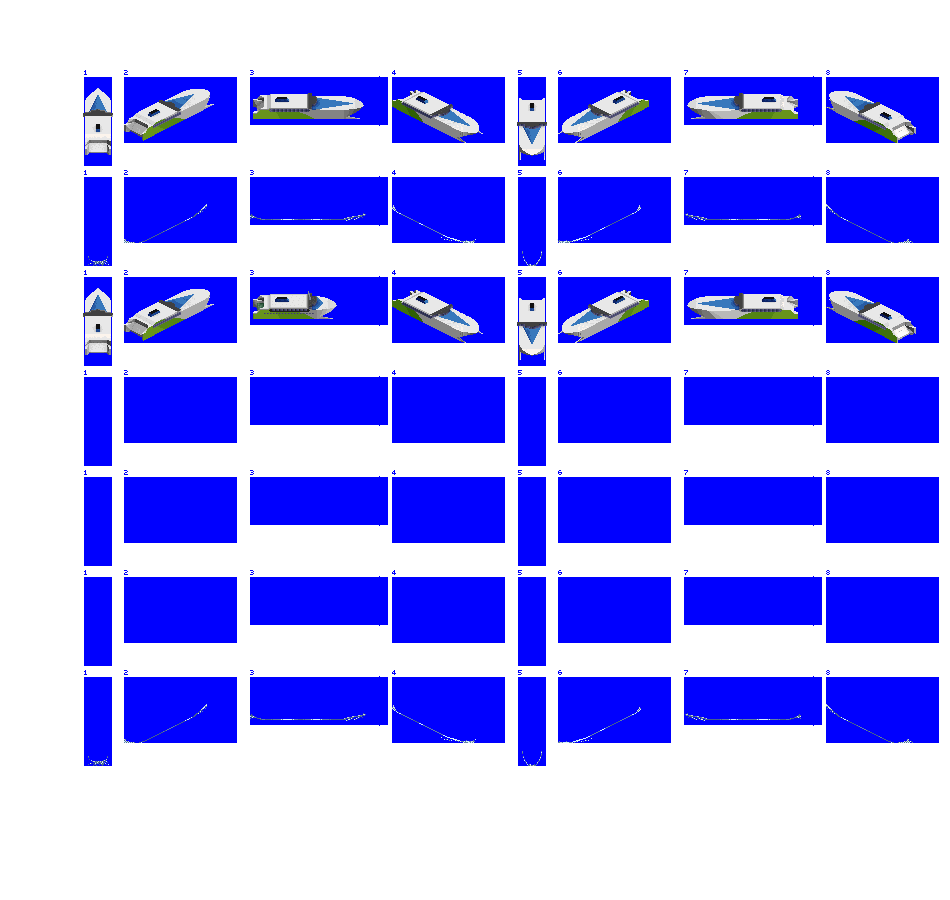
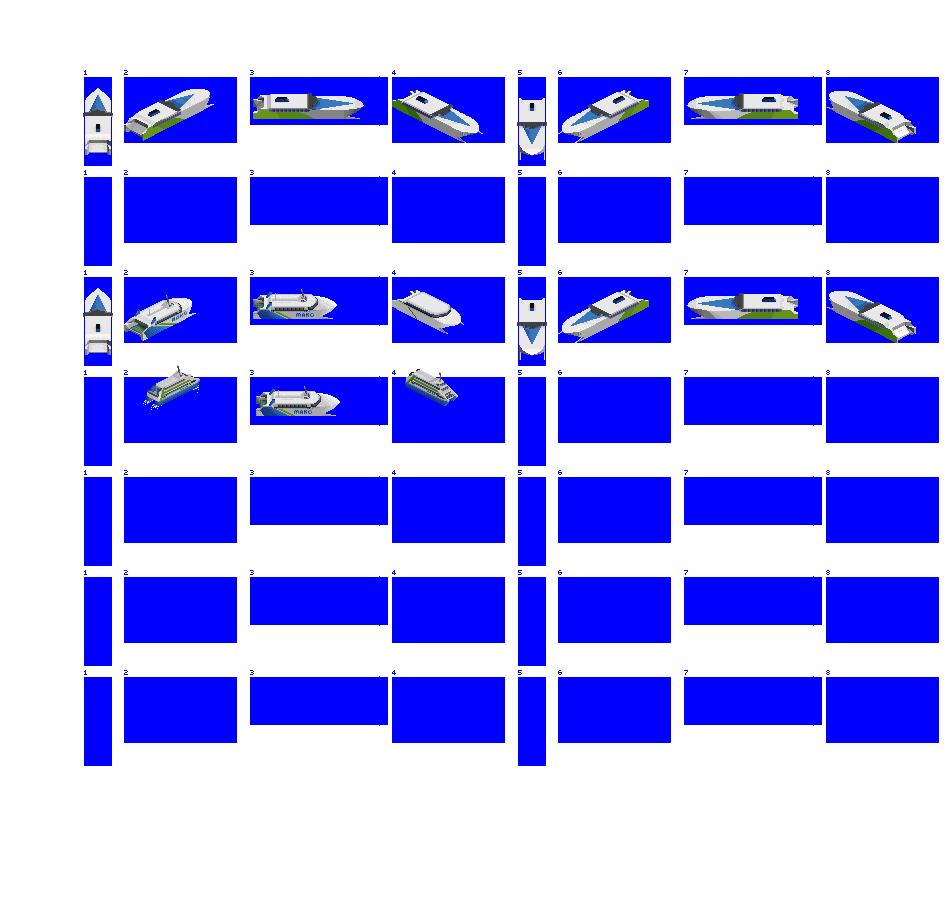
Revision of a layered 950px x 900px image; what changed, layer by layer:
painted on "incat" over left=124, top=289, right=483, bottom=416
hid "prop / bow wash" over left=88, top=204, right=913, bottom=766
